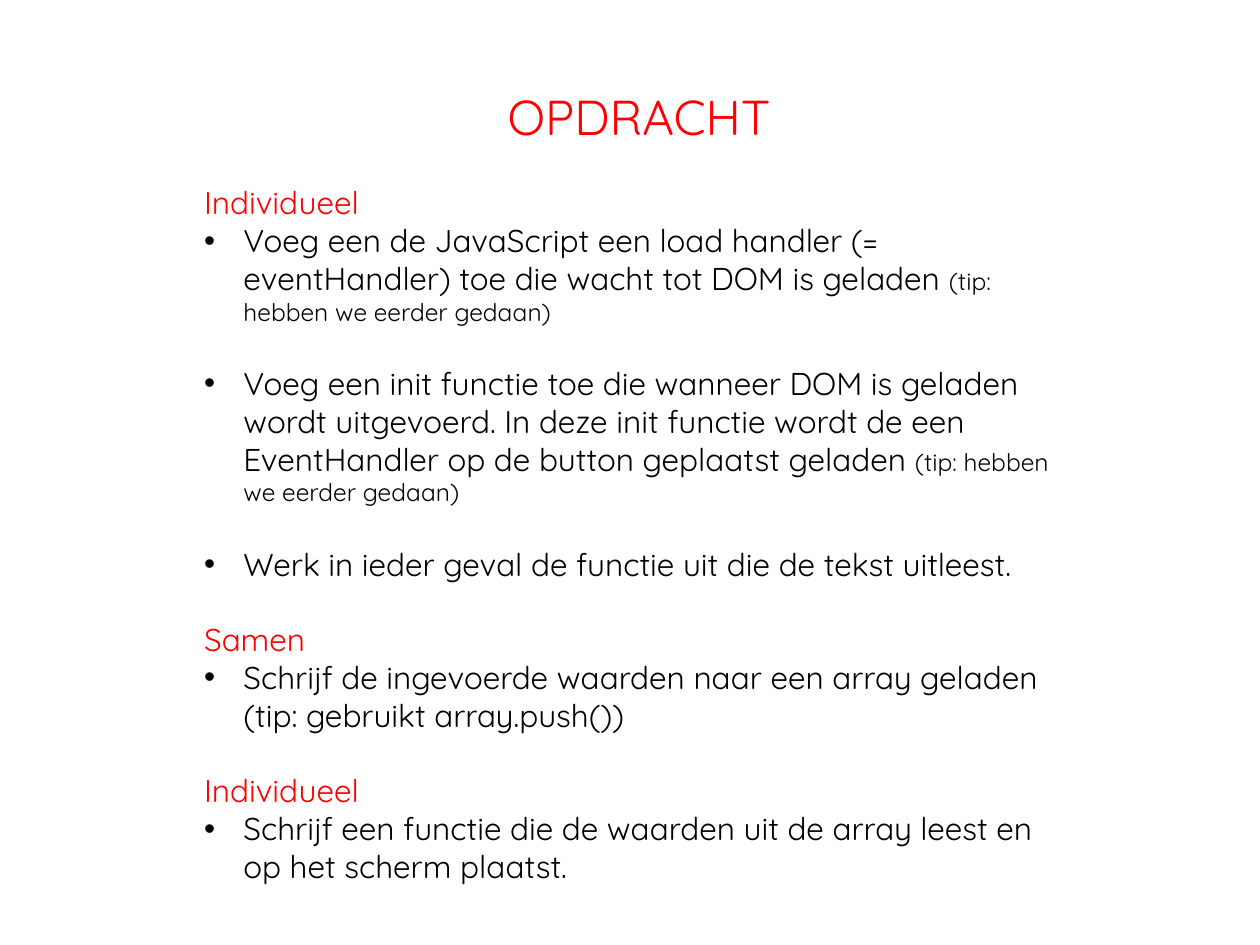
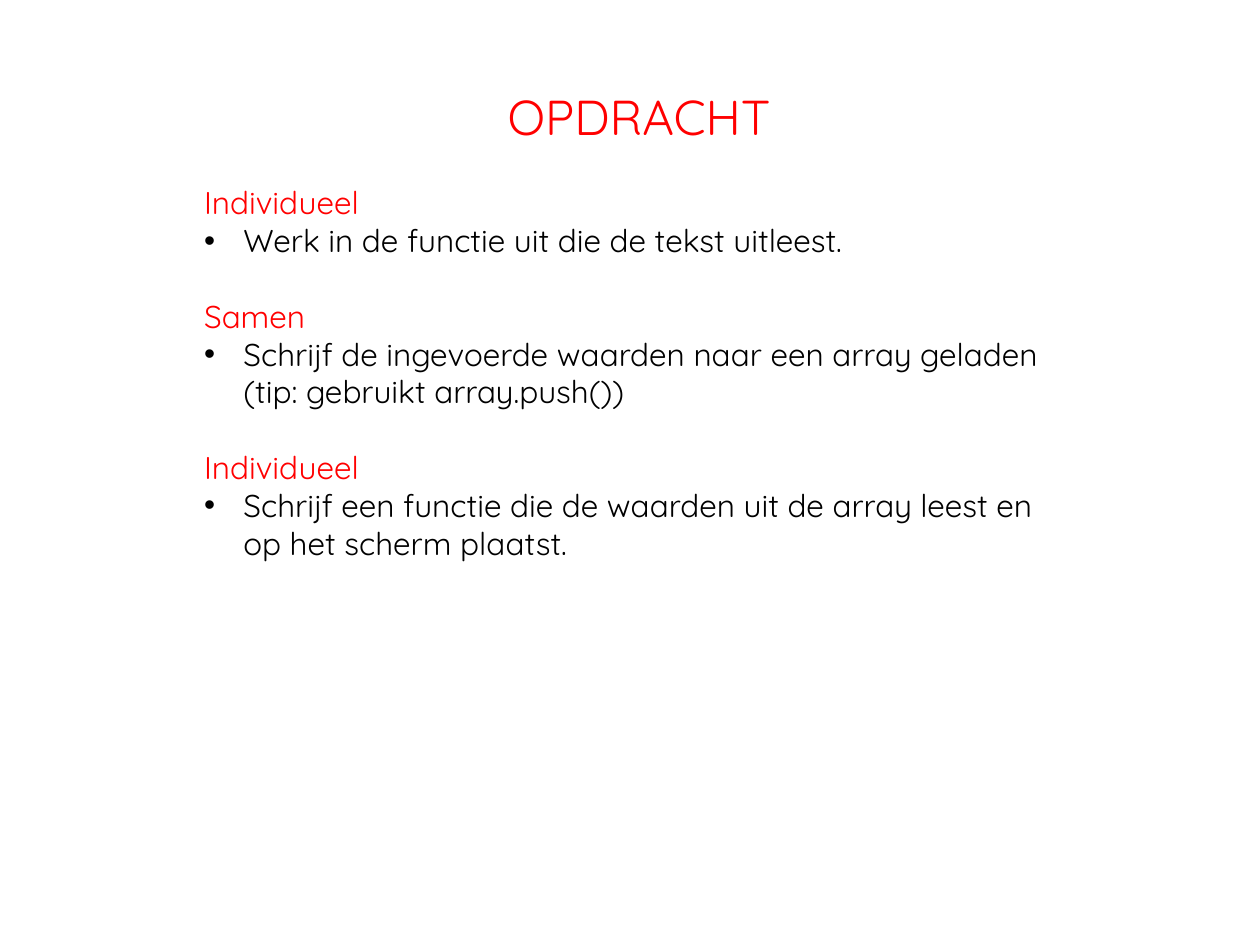
Before and after one commit to Boydbueno/imp01-2014, a slide deck: slide 17 of week7/2014-7-functions-boyd.pptx (slide 18 before the commit). Drawn at 1260x945 pixels with LibreOffice and Linux fonts; fonts in the diff are those of the drawing. Boxes give left, top, right and bottom in pixels: in the first picture for what was removed or moved away, otherwise in the second. Text is boxed around its words. In the diff, an @@ line names an element or a change of style, - is before the commit and + after.

```diff
--- a/week7/2014-7-functions-boyd.pptx
+++ b/week7/2014-7-functions-boyd.pptx
@@ text at (243,228,841,253): text changed @@
-• Voeg een de JavaScript een load handler (= eventHandler) toe die wacht tot DOM is geladen (tip: hebben we eerder gedaan)
-• Voeg een init functie toe die wanneer DOM is geladen wordt uitgevoerd. In deze init functie wordt de een EventHandler op de button geplaatst geladen (tip: hebben we eerder gedaan)
-• Werk in ieder geval de functie uit die de tekst uitleest.
+• Werk in de functie uit die de tekst uitleest.
```
Also in this commit, not shown: 11 slides removed.
